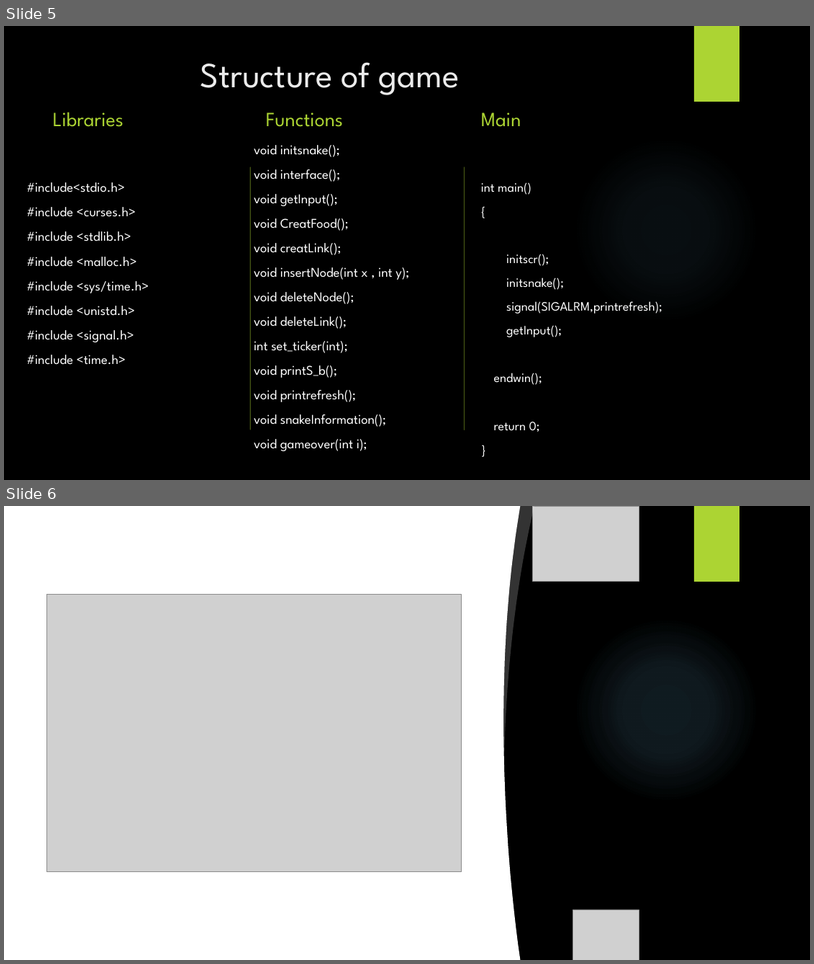
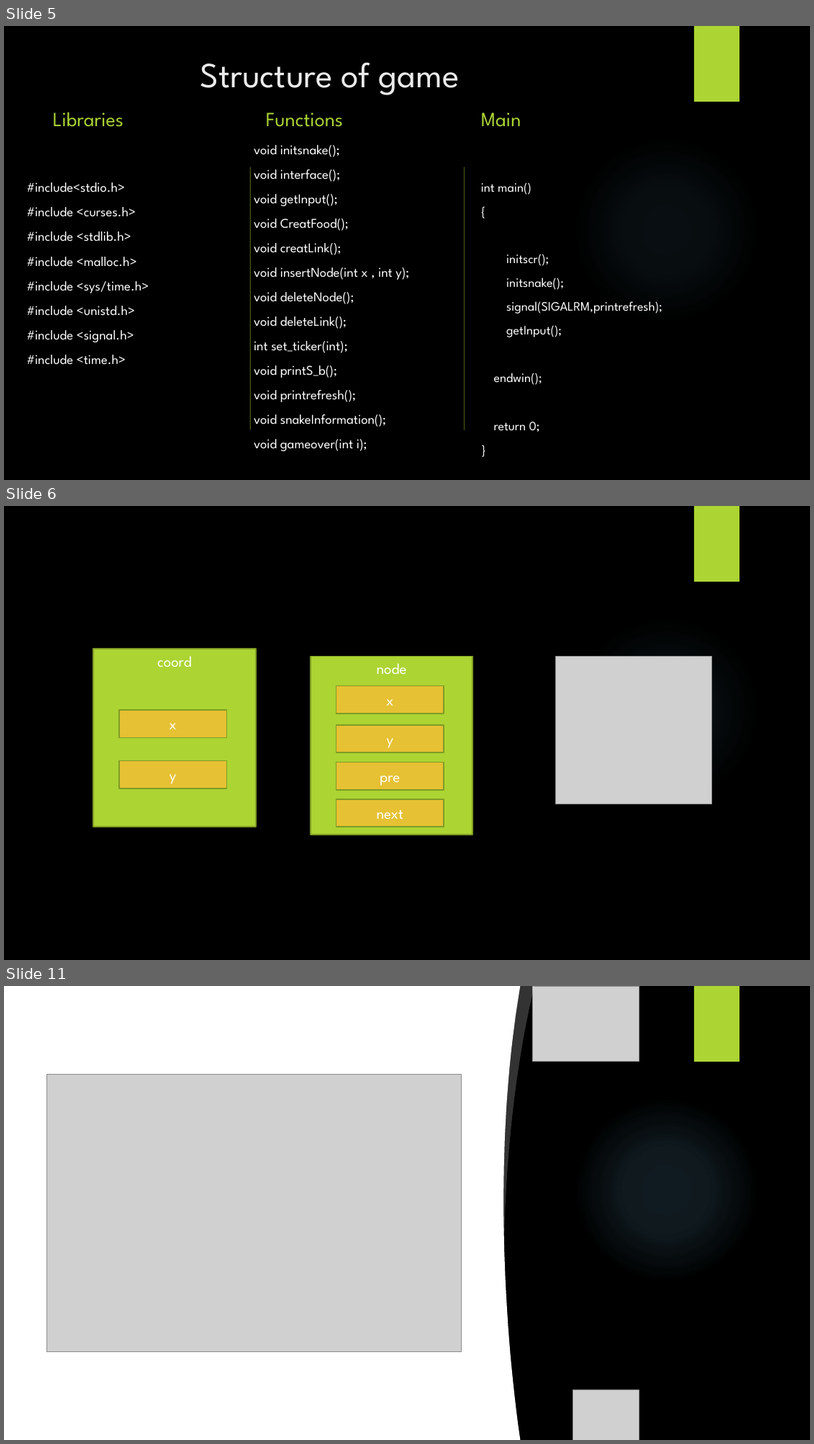
Before and after one commit to lingvin/snakegame, a slide deck: Презентация.pptx. Shown one above the other, each under a label of ours: slides 5 and 6 before the commit, slides 5, 6 and 11 after it; the slides between them are not shown. The pictures are 814x964 and 814x1444 pixels, drawn with LibreOffice and Linux fonts; fonts in the diff are those of the drawing; grey boxes stand for pictures; background and template pictures are left out. Boxes give left, top, right and bottom in pixels: in the first picture for what was removed or moved away, otherwise in the second. Text is boxed around its words. In the diff, an @@ line names an element or a change of style, - is before the commit and + after.

```diff
--- a/Презентация.pptx
+++ b/Презентация.pptx
@@ slide 6 added at (x1=4, y1=506, x2=810, y2=960), background picture (left out); not listed: 2 template elements that a slide beside it also shows @@
@@ picture added at (x1=556, y1=656, x2=712, y2=803) @@
@@ group added at (x1=93, y1=649, x2=256, y2=827): 3 rectangles, 1 text @@
+coord
+x
+y
@@ group added at (x1=311, y1=656, x2=473, y2=834): 5 rectangles, 1 text @@
+node
+x
+y
+pre
+next
@@ what was slide 6 is now slide 11 @@
```
Also in this commit, not shown: 4 other slides added, 10 other files.
